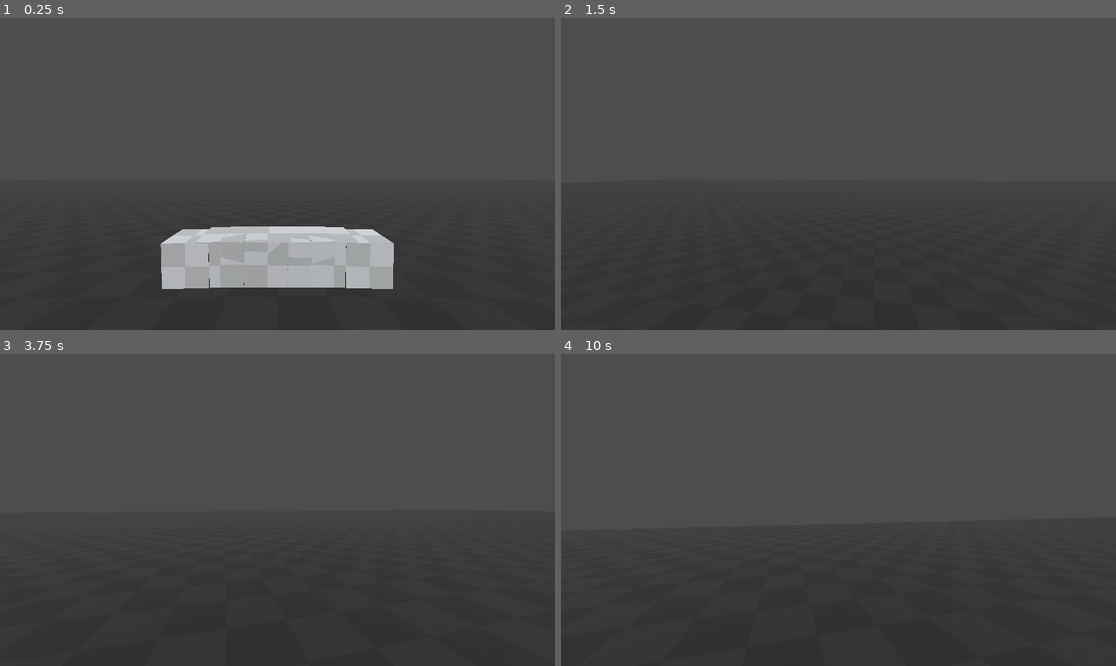
Above: before the commit, frames 1-4 (two rows, left to right).
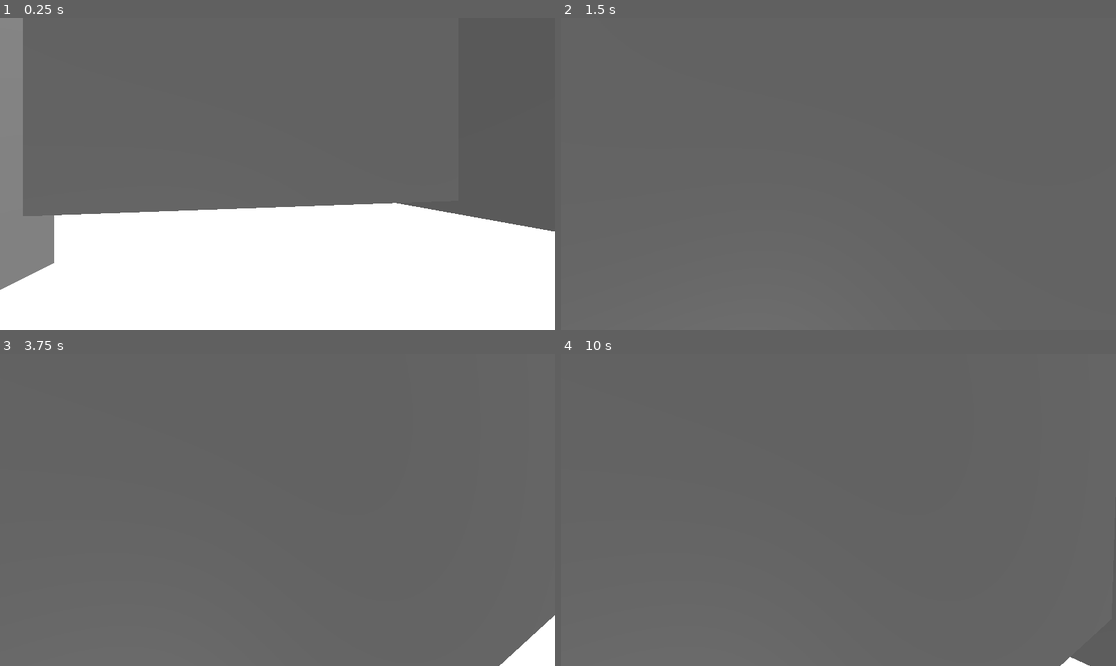
Above: after the commit, the same moments.

Repository: Hoang-debug/AIF-project
Game: Godot game, scene res://game.tscn
The game is run twice, just before and just after one commit, with the same random seed, the same clock (stepped at 60 frames per second) and the same inputs.
Inputs (mouse positions are in pixels of both pictures, inside the frame that each line leads up to):
- Up to frame 1 (0.25 s): no input
- Up to frame 2 (1.5 s): move the mouse to (866, 174) at 0.52 s; hold Ctrl (sprint) 0.53-1.28 s; hold W (move_forward) from 0.53 s (still down); tap Space (jump) at 0.77 s; tap Shift (sneak, bound only after the commit) at 0.8, 1.35 s; move the mouse to (810, 174) at 1.27 s
- Up to frame 3 (3.75 s): keep holding W (move_forward); tap Space (jump) at 1.52, 2.75, 3.02 s; tap Ctrl (sprint) at 1.55, 2.85 s; tap Enter at 2, 3.5 s; move the mouse to (288, 503) at 2.02 s; hold Shift (sneak, bound only after the commit) 2.03-2.78 s; tap E (interact) at 2.1 s; move the mouse to (271, 516) at 2.77 s; move the mouse to (316, 513) at 3.52 s; hold Shift (sneak, bound only after the commit) from 3.53 s (still down); click (316, 513) at 3.6 s
- Up to frame 4 (10 s): tap Space (jump) at 3.77, 4.25, 4.52, 5.75, 6.02, 6.77, 7.52, 9.02, 9.77 s; move the mouse to (794, 506) at 4.27 s; release Shift (sneak, bound only after the commit) at 4.28 s; tap Shift (sneak, bound only after the commit) at 4.35, 5.3, 5.85, 8.85, 9.8 s; tap Ctrl (sprint) at 4.55, 6.05, 7.35, 9.05 s; tap Enter at 5 s; move the mouse to (844, 510) at 5.02 s; hold Ctrl (sprint) 5.03-5.78 s; move the mouse to (816, 503) at 5.77 s; release W (move_forward) at 5.78 s; hold D (move_right) 5.78-6.53 s; move the mouse to (866, 510) at 6.52 s; hold Shift (sneak, bound only after the commit) 6.53-7.28 s; hold W (move_forward) 6.53-8.78 s; tap E (interact) at 6.6 s; move the mouse to (810, 510) at 7.27 s; move the mouse to (849, 503) at 8.02 s; hold Shift (sneak, bound only after the commit) 8.03-8.78 s; click (849, 503) at 8.1 s; move the mouse to (832, 516) at 8.77 s; hold A (move_left) 8.78-9.53 s; move the mouse to (877, 513) at 9.52 s; hold W (move_forward) from 9.53 s (still down); hold Ctrl (sprint) from 9.53 s (still down)

The runs differ from the first frame. In frame 1, 49% of the frame differs, in the area x 0-100%, y 0-100%; in frame 2, 48%; in frame 3, 50%, in the area x 0-100%, y 49-100%; in frame 4, 46%.

Commit message:
update

Diff:
--- /dev/null
+++ b/canvas_layer.tscn
@@ -0,0 +1,24 @@
+[gd_scene format=3 uid="uid://ihvucwmp47ol"]
+
+[node name="CanvasLayer" type="CanvasLayer" unique_id=1337015845]
+
+[node name="Control" type="Control" parent="." unique_id=270424070]
+layout_mode = 3
+anchors_preset = 0
+offset_right = 40.0
+offset_bottom = 40.0
+
+[node name="VBoxContainer" type="VBoxContainer" parent="Control" unique_id=903413635]
+layout_mode = 0
+offset_right = 40.0
+offset_bottom = 40.0
+
+[node name="Panel" type="Panel" parent="Control" unique_id=725551198]
+layout_mode = 0
+offset_right = 1041.0
+offset_bottom = 443.0
+
+[node name="Button" type="Button" parent="Control" unique_id=1428560441]
+layout_mode = 0
+offset_right = 8.0
+offset_bottom = 8.0
--- a/dynamic.gd
+++ b/dynamic.gd
@@ -7,4 +7,5 @@
 	var shape = ConvexPolygonShape3D.new()
 	shape.points = $MeshInstance3D.mesh.surface_get_arrays(0)[Mesh.ARRAY_VERTEX]
 	collision.shape = shape
+	collision.position = position
 	add_child(collision)
--- a/game.tscn
+++ b/game.tscn
@@ -1,138 +1,21 @@
 [gd_scene format=3 uid="uid://bublmovt4t7wd"]
 
 [ext_resource type="PackedScene" uid="uid://cwh8dgv2ty5le" path="res://player.tscn" id="1_80nbo"]
-[ext_resource type="Script" uid="uid://3jwibg1tugan" path="res://static.gd" id="2_feb5d"]
-[ext_resource type="Texture2D" uid="uid://cf2rwds6gm10a" path="res://Assets/Dark/texture_09.png" id="3_fc0e3"]
-[ext_resource type="Texture2D" uid="uid://3xbvsc65c2b8" path="res://Assets/Light/texture_08.png" id="4_7jktm"]
-[ext_resource type="Script" uid="uid://dtagun53x8gmj" path="res://dynamic.gd" id="4_ryrav"]
+[ext_resource type="PackedScene" uid="uid://c1uqmy1qcuqwn" path="res://testing.tscn" id="2_e2o6t"]
 
-[sub_resource type="StandardMaterial3D" id="StandardMaterial3D_7jktm"]
-albedo_texture = ExtResource("3_fc0e3")
-uv1_triplanar = true
-
-[sub_resource type="BoxMesh" id="BoxMesh_7jktm"]
-material = SubResource("StandardMaterial3D_7jktm")
-size = Vector3(100, 1, 100)
-
-[sub_resource type="StandardMaterial3D" id="StandardMaterial3D_ryrav"]
-albedo_texture = ExtResource("4_7jktm")
-uv1_triplanar = true
-texture_filter = 2
-
-[sub_resource type="BoxMesh" id="BoxMesh_eow3j"]
-material = SubResource("StandardMaterial3D_ryrav")
-size = Vector3(0.5, 0.5, 0.5)
-
-[sub_resource type="ArrayMesh" id="ArrayMesh_7jktm"]
+[sub_resource type="Environment" id="Environment_e2o6t"]
+glow_enabled = true
 
 [node name="Game" type="Node3D" unique_id=757483936]
 
 [node name="Player" parent="." unique_id=1309774714 instance=ExtResource("1_80nbo")]
-transform = Transform3D(1, 0, 0, 0, 1, 0, 0, 0, 1, 0, 1, 0)
+transform = Transform3D(1, 0, 0, 0, 1, 0, 0, 0, 1, 0, 1.5872551, 0)
 
 [node name="DirectionalLight3D" type="DirectionalLight3D" parent="." unique_id=1775208115]
 transform = Transform3D(1, 0, 0, 0, 0.6887976, 0.7249538, 0, -0.7249538, 0.6887976, 1.0051324, 6.756079, 6.625066)
 
-[node name="Floor" type="StaticBody3D" parent="." unique_id=1949151708]
-transform = Transform3D(1, 0, 0, 0, 1, 0, 0, 0, 1, 0, -1, 0)
-collision_layer = 3
-collision_mask = 3
-script = ExtResource("2_feb5d")
+[node name="Testing" parent="." unique_id=1592331939 instance=ExtResource("2_e2o6t")]
+transform = Transform3D(1, 0, 0, 0, 1, 0, 0, 0, 1, -0.003015995, 0.0038775206, -0.005498886)
 
-[node name="MeshInstance3D" type="MeshInstance3D" parent="Floor" unique_id=702104955]
-mesh = SubResource("BoxMesh_7jktm")
-
-[node name="Box" type="RigidBody3D" parent="." unique_id=820960977 groups=["grabable"]]
-transform = Transform3D(1, 0, 0, 0, 1, 0, 0, 0, 1, 0, 0, -2.3831344)
-collision_layer = 2
-collision_mask = 2
-mass = 10.0
-angular_damp = 0.5
-script = ExtResource("4_ryrav")
-
-[node name="MeshInstance3D" type="MeshInstance3D" parent="Box" unique_id=841165255]
-mesh = SubResource("BoxMesh_eow3j")
-
-[node name="Boxes" type="Node3D" parent="." unique_id=761147820 groups=["grabable"]]
-
-[node name="Box2" type="RigidBody3D" parent="Boxes" unique_id=1616196232 groups=["grabable"]]
-transform = Transform3D(1, 0, 0, 0, 1, 0, 0, 0, 1, 0, 0, -2.3831344)
-collision_layer = 2
-collision_mask = 2
-mass = 10.0
-angular_damp = 0.5
-script = ExtResource("4_ryrav")
-
-[node name="MeshInstance3D" type="MeshInstance3D" parent="Boxes/Box2" unique_id=1060207664]
-mesh = SubResource("BoxMesh_eow3j")
-
-[node name="Box3" type="RigidBody3D" parent="Boxes" unique_id=999017118 groups=["grabable"]]
-transform = Transform3D(1, 0, 0, 0, 1, 0, 0, 0, 1, 0, 0, -2.3831344)
-collision_layer = 2
-collision_mask = 2
-mass = 10.0
-angular_damp = 0.5
-script = ExtResource("4_ryrav")
-
-[node name="MeshInstance3D" type="MeshInstance3D" parent="Boxes/Box3" unique_id=829423235]
-mesh = SubResource("BoxMesh_eow3j")
-
-[node name="Box4" type="RigidBody3D" parent="Boxes" unique_id=1001798252 groups=["grabable"]]
-transform = Transform3D(1, 0, 0, 0, 1, 0, 0, 0, 1, 0, 0, -2.3831344)
-collision_layer = 2
-collision_mask = 2
-mass = 10.0
-angular_damp = 0.5
-script = ExtResource("4_ryrav")
-
-[node name="MeshInstance3D" type="MeshInstance3D" parent="Boxes/Box4" unique_id=1030827614]
-mesh = SubResource("BoxMesh_eow3j")
-
-[node name="Box5" type="RigidBody3D" parent="Boxes" unique_id=145508770 groups=["grabable"]]
-transform = Transform3D(1, 0, 0, 0, 1, 0, 0, 0, 1, 0, 0, -2.3831344)
-collision_layer = 2
-collision_mask = 2
-mass = 10.0
-angular_damp = 0.5
-script = ExtResource("4_ryrav")
-
-[node name="MeshInstance3D" type="MeshInstance3D" parent="Boxes/Box5" unique_id=194998955]
-mesh = SubResource("BoxMesh_eow3j")
-
-[node name="Box6" type="RigidBody3D" parent="Boxes" unique_id=1551570041 groups=["grabable"]]
-transform = Transform3D(1, 0, 0, 0, 1, 0, 0, 0, 1, 0, 0, -2.3831344)
-collision_layer = 2
-collision_mask = 2
-mass = 10.0
-angular_damp = 0.5
-script = ExtResource("4_ryrav")
-
-[node name="MeshInstance3D" type="MeshInstance3D" parent="Boxes/Box6" unique_id=1724836642]
-mesh = SubResource("BoxMesh_eow3j")
-
-[node name="Box7" type="RigidBody3D" parent="Boxes" unique_id=449184193 groups=["grabable"]]
-transform = Transform3D(1, 0, 0, 0, 1, 0, 0, 0, 1, 0, 0, -2.3831344)
-collision_layer = 2
-collision_mask = 2
-mass = 10.0
-angular_damp = 0.5
-script = ExtResource("4_ryrav")
-
-[node name="MeshInstance3D" type="MeshInstance3D" parent="Boxes/Box7" unique_id=1933709907]
-mesh = SubResource("BoxMesh_eow3j")
-
-[node name="Box8" type="RigidBody3D" parent="Boxes" unique_id=1754427320 groups=["grabable"]]
-transform = Transform3D(1, 0, 0, 0, 1, 0, 0, 0, 1, 0, 0, -2.3831344)
-collision_layer = 2
-collision_mask = 2
-mass = 10.0
-angular_damp = 0.5
-script = ExtResource("4_ryrav")
-
-[node name="MeshInstance3D" type="MeshInstance3D" parent="Boxes/Box8" unique_id=420890110]
-mesh = SubResource("BoxMesh_eow3j")
-
-[node name="StaticBody3D" type="StaticBody3D" parent="." unique_id=2051913009]
-
-[node name="MeshInstance3D" type="MeshInstance3D" parent="StaticBody3D" unique_id=712064965]
-mesh = SubResource("ArrayMesh_7jktm")
+[node name="WorldEnvironment" type="WorldEnvironment" parent="." unique_id=470965323]
+environment = SubResource("Environment_e2o6t")
--- /dev/null
+++ b/one_way.gd
@@ -0,0 +1,29 @@
+extends StaticBody3D
+
+
+var first = false
+var second = false
+func _ready() -> void:
+	pass
+
+
+# Called every frame. 'delta' is the elapsed time since the previous frame.
+func _process(delta: float) -> void:
+	pass
+
+
+func _on_first_area_entered(area: Area3D) -> void:
+	first = true
+
+
+func _on_first_area_exited(area: Area3D) -> void:
+	pass # Replace with function body.
+
+
+
+func _on_check_area_entered(area: Area3D) -> void:
+	pass # Replace with function body.
+
+
+func _on_check_area_exited(area: Area3D) -> void:
+	pass # Replace with function body.
--- a/player.gd
+++ b/player.gd
@@ -1,19 +1,21 @@
 extends CharacterBody3D
 
 # Player setting
-@export_category("Movement")
+@export_group("Movement")
 @export var SPEED: float = 5.0
 @export var JUMP_VELOCITY = 4.5
+@export var SPRINT_AMOUNT: float = 1.5
+@export var SNEAK_AMOUNT: float = 0.75
 
 # Camera setting
-@export_category("Camera")
+@export_group("Camera")
 @onready var camera = $Camera3D
 @export var mouse_sensitivity := 0.003
 var camera_rotation := 0.0
 var mouse_captured := true
 
 # Object
-@export_category("Holding Objects")
+@export_group("Objects")
 @export var throwForce = 7.5
 @export var followSpeed = 5.0
 @export var followDistance = 2.5
@@ -23,9 +25,17 @@
 @onready var interactRay = $Camera3D/InteractRay
 var heldObject: RigidBody3D
 
+# Spawn
+var spawn: Node3D
+var is_resetting := false
+
 func _ready() -> void:
 	Input.set_mouse_mode(Input.MOUSE_MODE_CAPTURED)
+	get_spawn()
+	self.transform = spawn.transform
 
+func get_spawn():
+	spawn = get_tree().get_first_node_in_group("spawn")
 
 func _physics_process(delta: float) -> void:
 	handle_holding_objects()
@@ -38,15 +48,33 @@
 
 	var input_dir := Input.get_vector("move_left", "move_right", "move_forward", "move_backward")
 	var direction := (transform.basis * Vector3(input_dir.x, 0, input_dir.y)).normalized()
+	var current_speed = SPEED
+
+	if Input.is_action_pressed("sprint") and is_on_floor():
+		current_speed *= SPRINT_AMOUNT
+	if Input.is_action_pressed("sneak") and is_on_floor():
+		current_speed *= SNEAK_AMOUNT
+
 	if direction:
-		velocity.x = direction.x * SPEED
-		velocity.z = direction.z * SPEED
+		velocity.x = direction.x * current_speed
+		velocity.z = direction.z * current_speed
 	else:
-		velocity.x = move_toward(velocity.x, 0, SPEED)
-		velocity.z = move_toward(velocity.z, 0, SPEED)
+		velocity.x = move_toward(velocity.x, 0, current_speed)
+		velocity.z = move_toward(velocity.z, 0, current_speed)
 
 	move_and_slide()
 
+	for i in get_slide_collision_count():
+		var collision = get_slide_collision(i)
+		var body = collision.get_collider()
+
+		if body.is_in_group("lava") and not is_resetting:
+			is_resetting = true
+			call_deferred("reset_level")
+			#global_position = spawn.global_position
+
+func reset_level():
+	get_tree().reload_current_scene()
 
 func _unhandled_input(event: InputEvent) -> void:
 	if Input.is_action_just_pressed("paused"):
--- a/player.tscn
+++ b/player.tscn
@@ -14,7 +14,7 @@
 
 [sub_resource type="CapsuleShape3D" id="CapsuleShape3D_i3pqv"]
 radius = 0.3
-height = 1.0
+height = 0.9
 
 [node name="Player" type="CharacterBody3D" unique_id=1309774714]
 collision_layer = 3
--- a/project.godot
+++ b/project.godot
@@ -62,6 +62,11 @@
 "events": [Object(InputEventMouseButton,"resource_local_to_scene":false,"resource_name":"","device":-1,"window_id":0,"a …(253 unchanged characters)…
 ]
 }
+sneak={
+"deadzone": 0.2,
+"events": [Object(InputEventKey,"resource_local_to_scene":false,"resource_name":"","device":-1,"window_id":0,"alt_pressed":false,"shift_pressed":false,"ctrl_pressed":false,"meta_pressed":false,"pressed":false,"keycode":0,"physical_keycode":4194325,"key_label":0,"unicode":0,"location":0,"echo":false,"script":null)
+]
+}
 
 [physics]
 
--- /dev/null
+++ b/testing.tscn
@@ -0,0 +1,302 @@
+[gd_scene format=3 uid="uid://c1uqmy1qcuqwn"]
+
+[ext_resource type="Script" uid="uid://dtagun53x8gmj" path="res://dynamic.gd" id="1_co24e"]
+[ext_resource type="Texture2D" uid="uid://3xbvsc65c2b8" path="res://Assets/Light/texture_08.png" id="2_feb8i"]
+[ext_resource type="Texture2D" uid="uid://cf2rwds6gm10a" path="res://Assets/Dark/texture_09.png" id="2_lc7k4"]
+[ext_resource type="Script" uid="uid://baya5m8c36bow" path="res://one_way.gd" id="4_kj3p2"]
+
+[sub_resource type="StandardMaterial3D" id="StandardMaterial3D_ryrav"]
+albedo_texture = ExtResource("2_feb8i")
+uv1_triplanar = true
+texture_filter = 2
+
+[sub_resource type="BoxMesh" id="BoxMesh_kj3p2"]
+material = SubResource("StandardMaterial3D_ryrav")
+size = Vector3(0.5, 0.5, 0.5)
+
+[sub_resource type="StandardMaterial3D" id="StandardMaterial3D_7jktm"]
+albedo_texture = ExtResource("2_lc7k4")
+uv1_triplanar = true
+
+[sub_resource type="BoxMesh" id="BoxMesh_lc7k4"]
+material = SubResource("StandardMaterial3D_7jktm")
+size = Vector3(100, 1, 100)
+
+[sub_resource type="ConcavePolygonShape3D" id="ConcavePolygonShape3D_feb8i"]
+data = PackedVector3Array(-50, 0.5, 50, 50, 0.5, 50, -50, -0.5, 50, 50, 0.5, 50, 50, -0.5, 50, -50, -0.5, 50, 50, 0.5, -50, -50, 0.5, -50, 50, -0.5, -50, -50, 0.5, -50, -50, -0.5, -50, 50, -0.5, -50, 50, 0.5, 50, 50, 0.5, -50, 50, -0.5, 50, 50, 0.5, -50, 50, -0.5, -50, 50, -0.5, 50, -50, 0.5, -50, -50, 0.5, 50, -50, -0.5, -50, -50, 0.5, 50, -50, -0.5, 50, -50, -0.5, -50, 50, 0.5, 50, -50, 0.5, 50, 50, 0.5, -50, -50, 0.5, 50, -50, 0.5, -50, 50, 0.5, -50, -50, -0.5, 50, 50, -0.5, 50, -50, -0.5, -50, 50, -0.5, 50, 50, -0.5, -50, -50, -0.5, -50)
+
+[sub_resource type="BoxMesh" id="BoxMesh_jn4p2"]
+size = Vector3(0.5, 10, 15)
+
+[sub_resource type="ConcavePolygonShape3D" id="ConcavePolygonShape3D_lc7k4"]
+data = PackedVector3Array(-0.25, 5, 7.5, 0.25, 5, 7.5, -0.25, -5, 7.5, 0.25, 5, 7.5, 0.25, -5, 7.5, -0.25, -5, 7.5, 0.25, 5, -7.5, -0.25, 5, -7.5, 0.25, -5, -7.5, -0.25, 5, -7.5, -0.25, -5, -7.5, 0.25, -5, -7.5, 0.25, 5, 7.5, 0.25, 5, -7.5, 0.25, -5, 7.5, 0.25, 5, -7.5, 0.25, -5, -7.5, 0.25, -5, 7.5, -0.25, 5, -7.5, -0.25, 5, 7.5, -0.25, -5, -7.5, -0.25, 5, 7.5, -0.25, -5, 7.5, -0.25, -5, -7.5, 0.25, 5, 7.5, -0.25, 5, 7.5, 0.25, 5, -7.5, -0.25, 5, 7.5, -0.25, 5, -7.5, 0.25, 5, -7.5, -0.25, -5, 7.5, 0.25, -5, 7.5, -0.25, -5, -7.5, 0.25, -5, 7.5, 0.25, -5, -7.5, -0.25, -5, -7.5)
+
+[sub_resource type="ConcavePolygonShape3D" id="ConcavePolygonShape3D_kj3p2"]
+data = PackedVector3Array(-0.25, 5, 7.5, 0.25, 5, 7.5, -0.25, -5, 7.5, 0.25, 5, 7.5, 0.25, -5, 7.5, -0.25, -5, 7.5, 0.25, 5, -7.5, -0.25, 5, -7.5, 0.25, -5, -7.5, -0.25, 5, -7.5, -0.25, -5, -7.5, 0.25, -5, -7.5, 0.25, 5, 7.5, 0.25, 5, -7.5, 0.25, -5, 7.5, 0.25, 5, -7.5, 0.25, -5, -7.5, 0.25, -5, 7.5, -0.25, 5, -7.5, -0.25, 5, 7.5, -0.25, -5, -7.5, -0.25, 5, 7.5, -0.25, -5, 7.5, -0.25, -5, -7.5, 0.25, 5, 7.5, -0.25, 5, 7.5, 0.25, 5, -7.5, -0.25, 5, 7.5, -0.25, 5, -7.5, 0.25, 5, -7.5, -0.25, -5, 7.5, 0.25, -5, 7.5, -0.25, -5, -7.5, 0.25, -5, 7.5, 0.25, -5, -7.5, -0.25, -5, -7.5)
+
+[node name="Testing" type="Node3D" unique_id=1592331939]
+
+[node name="Boxes" type="Node3D" parent="." unique_id=222674051 groups=["grabable"]]
+
+[node name="Box" type="RigidBody3D" parent="Boxes" unique_id=1438231321 groups=["grabable"]]
+collision_layer = 2
+collision_mask = 2
+mass = 10.0
+angular_damp = 0.5
+script = ExtResource("1_co24e")
+
+[node name="MeshInstance3D" type="MeshInstance3D" parent="Boxes/Box" unique_id=1104456880]
+mesh = SubResource("BoxMesh_kj3p2")
+
+[node name="Box2" type="RigidBody3D" parent="Boxes" unique_id=832551161 groups=["grabable"]]
+collision_layer = 2
+collision_mask = 2
+mass = 10.0
+angular_damp = 0.5
+script = ExtResource("1_co24e")
+
+[node name="MeshInstance3D" type="MeshInstance3D" parent="Boxes/Box2" unique_id=308631006]
+mesh = SubResource("BoxMesh_kj3p2")
+
+[node name="Box3" type="RigidBody3D" parent="Boxes" unique_id=2145522890 groups=["grabable"]]
+collision_layer = 2
+collision_mask = 2
+mass = 10.0
+angular_damp = 0.5
+script = ExtResource("1_co24e")
+
+[node name="MeshInstance3D" type="MeshInstance3D" parent="Boxes/Box3" unique_id=1747534127]
+mesh = SubResource("BoxMesh_kj3p2")
+
+[node name="Box4" type="RigidBody3D" parent="Boxes" unique_id=137796132 groups=["grabable"]]
+collision_layer = 2
+collision_mask = 2
+mass = 10.0
+angular_damp = 0.5
+script = ExtResource("1_co24e")
+
+[node name="MeshInstance3D" type="MeshInstance3D" parent="Boxes/Box4" unique_id=336304405]
+mesh = SubResource("BoxMesh_kj3p2")
+
+[node name="Box5" type="RigidBody3D" parent="Boxes" unique_id=1243605078 groups=["grabable"]]
+collision_layer = 2
+collision_mask = 2
+mass = 10.0
+angular_damp = 0.5
+script = ExtResource("1_co24e")
+
+[node name="MeshInstance3D" type="MeshInstance3D" parent="Boxes/Box5" unique_id=765788082]
+mesh = SubResource("BoxMesh_kj3p2")
+
+[node name="Box6" type="RigidBody3D" parent="Boxes" unique_id=1046416640 groups=["grabable"]]
+collision_layer = 2
+collision_mask = 2
+mass = 10.0
+angular_damp = 0.5
+script = ExtResource("1_co24e")
+
+[node name="MeshInstance3D" type="MeshInstance3D" parent="Boxes/Box6" unique_id=1956525014]
+mesh = SubResource("BoxMesh_kj3p2")
+
+[node name="Box7" type="RigidBody3D" parent="Boxes" unique_id=1672280753 groups=["grabable"]]
+collision_layer = 2
+collision_mask = 2
+mass = 10.0
+angular_damp = 0.5
+script = ExtResource("1_co24e")
+
+[node name="MeshInstance3D" type="MeshInstance3D" parent="Boxes/Box7" unique_id=1704592070]
+mesh = SubResource("BoxMesh_kj3p2")
+
+[node name="Box8" type="RigidBody3D" parent="Boxes" unique_id=1504861555 groups=["grabable"]]
+collision_layer = 2
+collision_mask = 2
+mass = 10.0
+angular_damp = 0.5
+script = ExtResource("1_co24e")
+
+[node name="MeshInstance3D" type="MeshInstance3D" parent="Boxes/Box8" unique_id=377943545]
+mesh = SubResource("BoxMesh_kj3p2")
+
+[node name="Box9" type="RigidBody3D" parent="Boxes" unique_id=702227248 groups=["grabable"]]
+collision_layer = 2
+collision_mask = 2
+mass = 10.0
+angular_damp = 0.5
+script = ExtResource("1_co24e")
+
+[node name="MeshInstance3D" type="MeshInstance3D" parent="Boxes/Box9" unique_id=1164609404]
+mesh = SubResource("BoxMesh_kj3p2")
+
+[node name="Box10" type="RigidBody3D" parent="Boxes" unique_id=2005595543 groups=["grabable"]]
+collision_layer = 2
+collision_mask = 2
+mass = 10.0
+angular_damp = 0.5
+script = ExtResource("1_co24e")
+
+[node name="MeshInstance3D" type="MeshInstance3D" parent="Boxes/Box10" unique_id=184388512]
+mesh = SubResource("BoxMesh_kj3p2")
+
+[node name="Box11" type="RigidBody3D" parent="Boxes" unique_id=197358025 groups=["grabable"]]
+collision_layer = 2
+collision_mask = 2
+mass = 10.0
+angular_damp = 0.5
+script = ExtResource("1_co24e")
+
+[node name="MeshInstance3D" type="MeshInstance3D" parent="Boxes/Box11" unique_id=701739562]
+mesh = SubResource("BoxMesh_kj3p2")
+
+[node name="Box12" type="RigidBody3D" parent="Boxes" unique_id=910549250 groups=["grabable"]]
+collision_layer = 2
+collision_mask = 2
+mass = 10.0
+angular_damp = 0.5
+script = ExtResource("1_co24e")
+
+[node name="MeshInstance3D" type="MeshInstance3D" parent="Boxes/Box12" unique_id=1548959139]
+mesh = SubResource("BoxMesh_kj3p2")
+
+[node name="Box13" type="RigidBody3D" parent="Boxes" unique_id=79578332 groups=["grabable"]]
+collision_layer = 2
+collision_mask = 2
+mass = 10.0
+angular_damp = 0.5
+script = ExtResource("1_co24e")
+
+[node name="MeshInstance3D" type="MeshInstance3D" parent="Boxes/Box13" unique_id=389537264]
+mesh = SubResource("BoxMesh_kj3p2")
+
+[node name="Box14" type="RigidBody3D" parent="Boxes" unique_id=876650999 groups=["grabable"]]
+collision_layer = 2
+collision_mask = 2
+mass = 10.0
+angular_damp = 0.5
+script = ExtResource("1_co24e")
+
+[node name="MeshInstance3D" type="MeshInstance3D" parent="Boxes/Box14" unique_id=745131589]
+mesh = SubResource("BoxMesh_kj3p2")
+
+[node name="Box15" type="RigidBody3D" parent="Boxes" unique_id=67577186 groups=["grabable"]]
+collision_layer = 2
+collision_mask = 2
+mass = 10.0
+angular_damp = 0.5
+script = ExtResource("1_co24e")
+
+[node name="MeshInstance3D" type="MeshInstance3D" parent="Boxes/Box15" unique_id=2097631220]
+mesh = SubResource("BoxMesh_kj3p2")
+
+[node name="Box16" type="RigidBody3D" parent="Boxes" unique_id=2061068232 groups=["grabable"]]
+collision_layer = 2
+collision_mask = 2
+mass = 10.0
+angular_damp = 0.5
+script = ExtResource("1_co24e")
+
+[node name="MeshInstance3D" type="MeshInstance3D" parent="Boxes/Box16" unique_id=1929537594]
+mesh = SubResource("BoxMesh_kj3p2")
+
+[node name="Floor" type="StaticBody3D" parent="." unique_id=1587299576]
+transform = Transform3D(1, 0, 0, 0, 1, 0, 0, 0, 1, 0, -1, 0)
+visible = false
+collision_layer = 3
+collision_mask = 3
+
+[node name="MeshInstance3D" type="MeshInstance3D" parent="Floor" unique_id=1224292527]
+mesh = SubResource("BoxMesh_lc7k4")
+
+[node name="CollisionShape3D" type="CollisionShape3D" parent="Floor" unique_id=462601625]
+shape = SubResource("ConcavePolygonShape3D_feb8i")
+
+[node name="Spawn" type="Marker3D" parent="." unique_id=1967147276 groups=["spawn"]]
+transform = Transform3D(-0.21294509, 0, -0.9770642, 0, 1, 0, 0.9770642, 0, -0.21294509, 1.2858399, -0.17829418, -1.811361)
+
+[node name="Wall" type="StaticBody3D" parent="." unique_id=1612681446]
+transform = Transform3D(1, 0, 0, 0, 1, 0, 0, 0, 1, -5.766479, 3.3871655, 0)
+collision_layer = 3
+collision_mask = 3
+script = ExtResource("4_kj3p2")
+
+[node name="MeshInstance3D" type="MeshInstance3D" parent="Wall" unique_id=381696444]
+mesh = SubResource("BoxMesh_jn4p2")
+
+[node name="Check" type="Area3D" parent="Wall" unique_id=742448208]
+
+[node name="CollisionShape3D" type="CollisionShape3D" parent="Wall/Check" unique_id=1331057104]
+transform = Transform3D(1, 0, 0, 0, 1, 0, 0, 0, 1, -0.6273761, 0, 0)
+shape = SubResource("ConcavePolygonShape3D_lc7k4")
+
+[node name="First" type="Area3D" parent="Wall" unique_id=569243451]
+
+[node name="CollisionShape3D" type="CollisionShape3D" parent="Wall/First" unique_id=1477235647]
+shape = SubResource("ConcavePolygonShape3D_lc7k4")
+
+[node name="DirectionalLight3D" type="DirectionalLight3D" parent="." unique_id=428318330]
+transform = Transform3D(0.850724, 0.38582292, -0.35694462, -0.18385534, -0.4177667, -0.8897574, -0.49240837, 0.82256407, -0.2844686, 0, 0, 0)
+
+[node name="Node3D" type="Node3D" parent="." unique_id=929585221]
+
+[node name="Wall2" type="StaticBody3D" parent="Node3D" unique_id=1992934302]
+transform = Transform3D(1, 0, 0, 0, 1, 0, 0, 0, 1, 7.797887, 4.450443, 0)
+collision_layer = 3
+collision_mask = 3
+
+[node name="MeshInstance3D" type="MeshInstance3D" parent="Node3D/Wall2" unique_id=1487682986]
+mesh = SubResource("BoxMesh_jn4p2")
+
+[node name="CollisionShape3D" type="CollisionShape3D" parent="Node3D/Wall2" unique_id=747307005]
+shape = SubResource("ConcavePolygonShape3D_kj3p2")
+
+[node name="Wall3" type="StaticBody3D" parent="Node3D" unique_id=1709899483]
+transform = Transform3D(0.0067892307, 0, 0.99997693, 0, 1, 0, -0.99997693, 0, 0.0067892307, 0.8072429, 3.9229336, 6.9884853)
+collision_layer = 3
+collision_mask = 3
+
+[node name="MeshInstance3D" type="MeshInstance3D" parent="Node3D/Wall3" unique_id=587747568]
+transform = Transform3D(1.0063114, 0, 9.313226e-10, 0, 1, 0, 0, 0, 1.9296012, -0.02636242, 0, -3.8828754)
+mesh = SubResource("BoxMesh_jn4p2")
+
+[node name="CollisionShape3D" type="CollisionShape3D" parent="Node3D/Wall3" unique_id=757334911]
+shape = SubResource("ConcavePolygonShape3D_kj3p2")
+
+[node name="Wall4" type="StaticBody3D" parent="Node3D" unique_id=818999]
+transform = Transform3D(-4.3711413e-08, 0, 1.0000006, 0, 1, 0, -1.0000006, 0, -4.3711413e-08, 0.9519516, 2.9118462, -7.1418314)
+collision_layer = 3
+collision_mask = 3
+
+[node name="MeshInstance3D" type="MeshInstance3D" parent="Node3D/Wall4" unique_id=1387547768]
+mesh = SubResource("BoxMesh_jn4p2")
+
+[node name="CollisionShape3D" type="CollisionShape3D" parent="Node3D/Wall4" unique_id=1306621538]
+shape = SubResource("ConcavePolygonShape3D_kj3p2")
+
+[node name="Wall5" type="StaticBody3D" parent="Node3D" unique_id=27286891]
+transform = Transform3D(-7.304139e-08, 0, 0.99999994, 1.6637509, 0.21875116, 4.352196e-08, -0.15539594, 2.342065, -4.0649937e-09, 0.9519516, 6.7294207, 0.47681475)
+collision_layer = 3
+collision_mask = 3
+
+[node name="MeshInstance3D" type="MeshInstance3D" parent="Node3D/Wall5" unique_id=266393499]
+transform = Transform3D(0.9999999, 0, 7.2164497e-16, 0, 0.99999994, 0, -3.1641356e-15, 8.881784e-16, 2.0693626, 0, 0, 0)
+mesh = SubResource("BoxMesh_jn4p2")
+
+[node name="CollisionShape3D" type="CollisionShape3D" parent="Node3D/Wall5" unique_id=188988636]
+shape = SubResource("ConcavePolygonShape3D_kj3p2")
+
+[node name="Wall6" type="StaticBody3D" parent="Node3D" unique_id=12963377]
+transform = Transform3D(1, 0, 0, 0, 1, 0, 0, 0, 1, -11.532958, 6.774331, 0)
+collision_layer = 3
+collision_mask = 3
+
+[node name="MeshInstance3D" type="MeshInstance3D" parent="Node3D/Wall6" unique_id=743537468]
+transform = Transform3D(1, 0, 0, 0, 2.021043, 0, 0, 0, 1, 0, 0, 0)
+mesh = SubResource("BoxMesh_jn4p2")
+
+[node name="CollisionShape3D" type="CollisionShape3D" parent="Node3D/Wall6" unique_id=1689291833]
+shape = SubResource("ConcavePolygonShape3D_kj3p2")
+
+[connection signal="area_entered" from="Wall/Check" to="Wall" method="_on_check_area_entered"]
+[connection signal="area_exited" from="Wall/Check" to="Wall" method="_on_check_area_exited"]
+[connection signal="area_entered" from="Wall/First" to="Wall" method="_on_first_area_entered"]
+[connection signal="area_exited" from="Wall/First" to="Wall" method="_on_first_area_exited"]
Not shown, added: one_way.gd.uid
